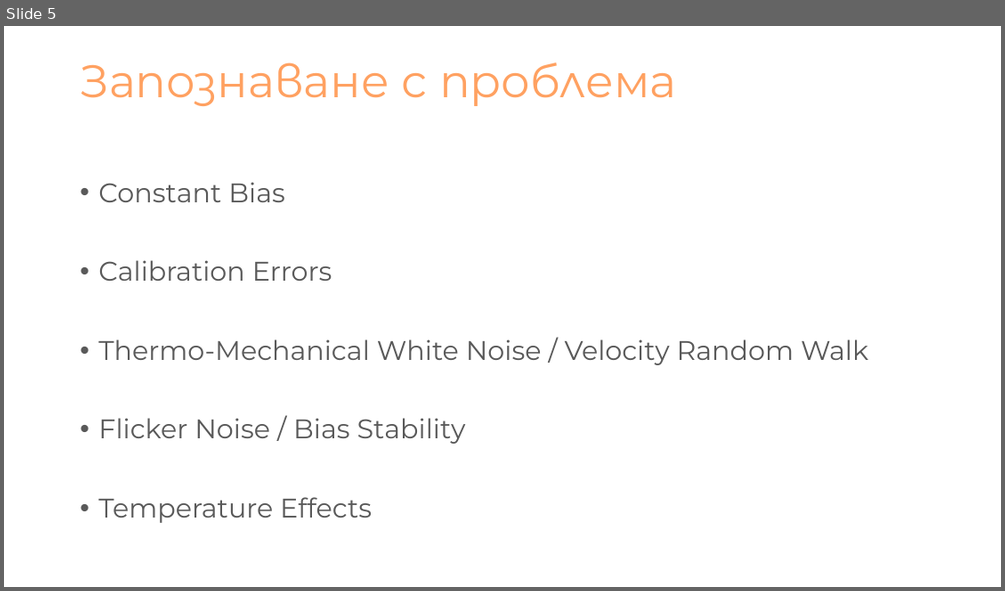
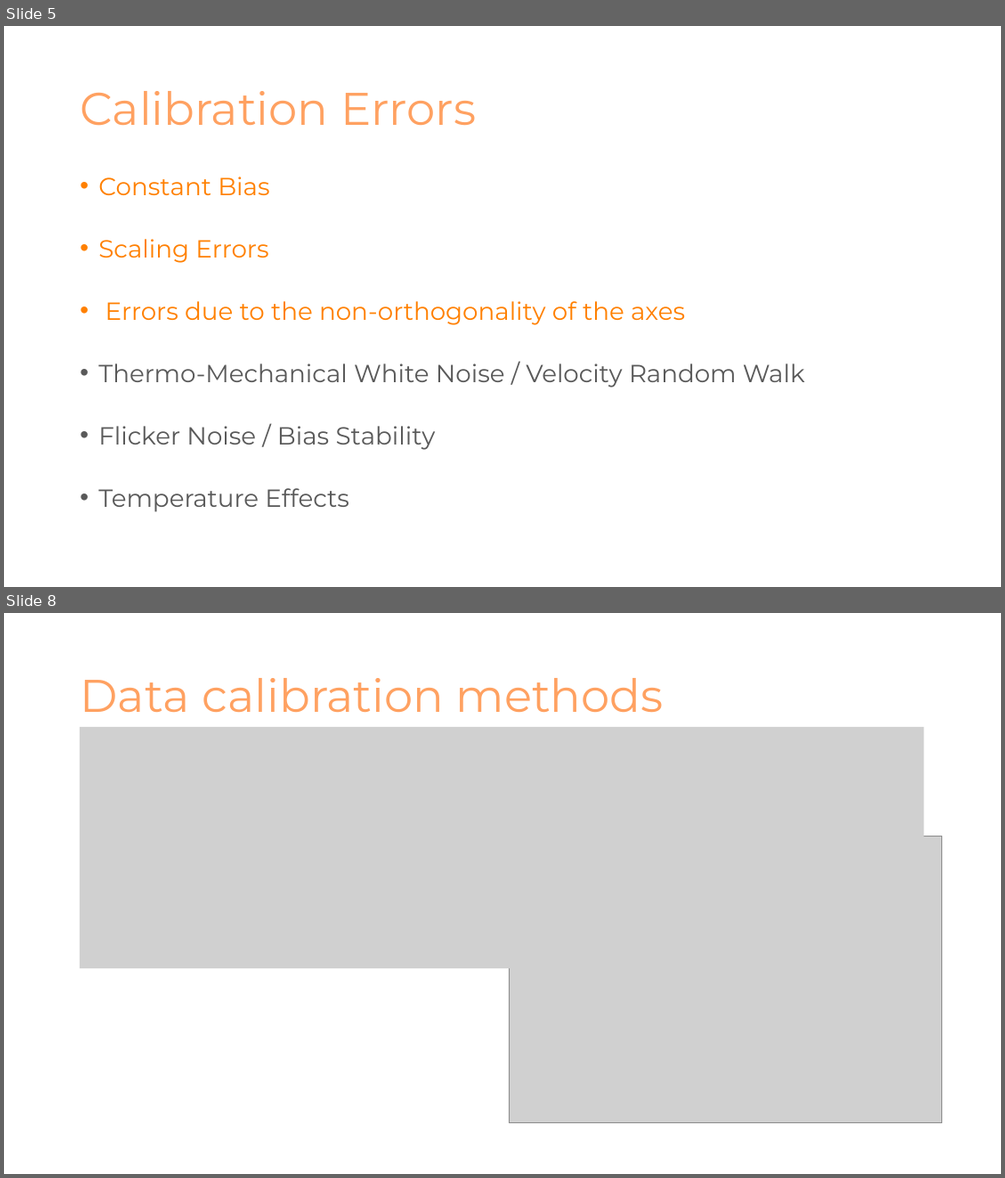
Before and after one commit to NikolaTotev/AMMRP-Course-Project, a slide deck: Presentation Materials/Калибриране на MEMS Акселерометри.pptx. Shown one above the other, each under a label of ours: slide 5 before the commit, slides 5 and 8 after it; the slides between them are not shown. The pictures are 1005x591 and 1005x1178 pixels, drawn with LibreOffice and Linux fonts; fonts in the diff are those of the drawing; grey boxes stand for pictures. Boxes give left, top, right and bottom in pixels: in the first picture for what was removed or moved away, otherwise in the second. Text is boxed around its words. In the diff, an @@ line names an element or a change of style, - is before the commit and + after.

```diff
--- a/Presentation Materials/Калибриране на MEMS Акселерометри.pptx
+++ b/Presentation Materials/Калибриране на MEMS Акселерометри.pptx
@@ slide 8 added at (4,613,1001,1174), background #FFFFFF @@
@@ title added at (80,678,663,712), 44 pt, text #FFA161 @@
+Data calibration methods
@@ picture added at (80,727,923,968) @@
@@ picture added at (509,836,942,1123) @@
@@ slide 5 changed as well @@
@@ title at (80,91,476,126): text changed @@
-Запознаване с проблема
+Calibration Errors
@@ text at (98,176,805,512): size 25.9 to 23.8 pt in "Constant Bias", "Thermo-Mechanical White Noise / Velocity Random Walk", "Flicker Noise / Bias Stability", "Temperature Effects"; text colour #595959 to #FF8000 in "Constant Bias"; line spacing 0.9 to 0.7 @@
@@ text at (98,239,685,325): text changed; size 25.9 to 23.8 pt; text colour #595959 to #FF8000 @@
-• Calibration Errors
+• Scaling Errors
+• Errors due to the non-orthogonality of the axes
```
Also in this commit, not shown: 1 other slide changed, 9 other slides added, 8 slides removed, 28 other files.
